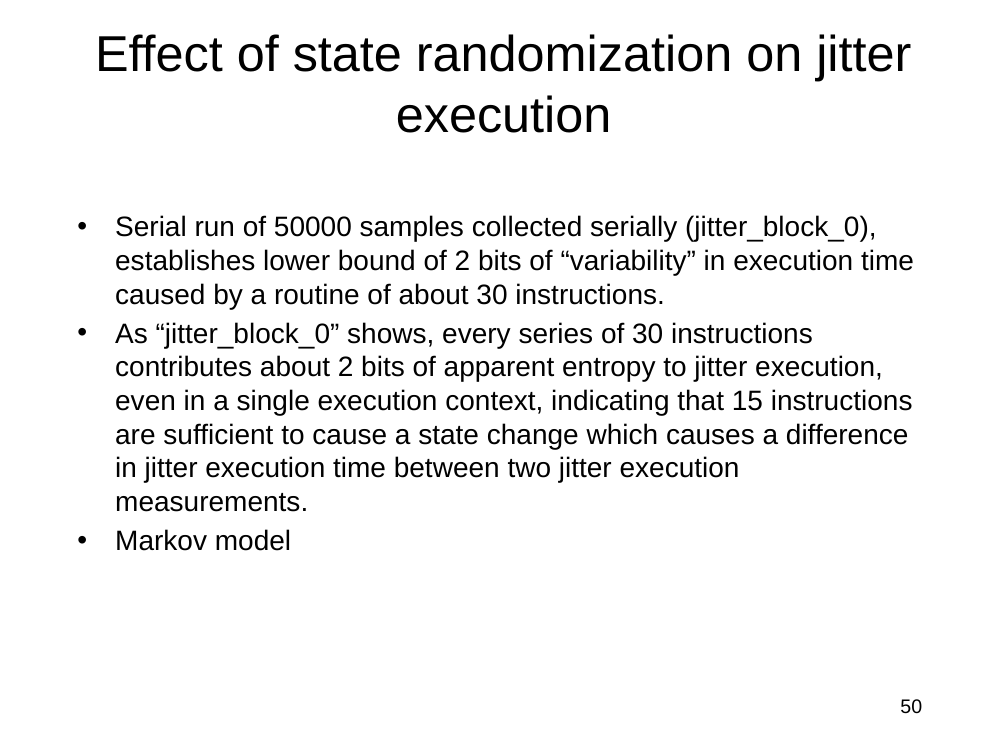
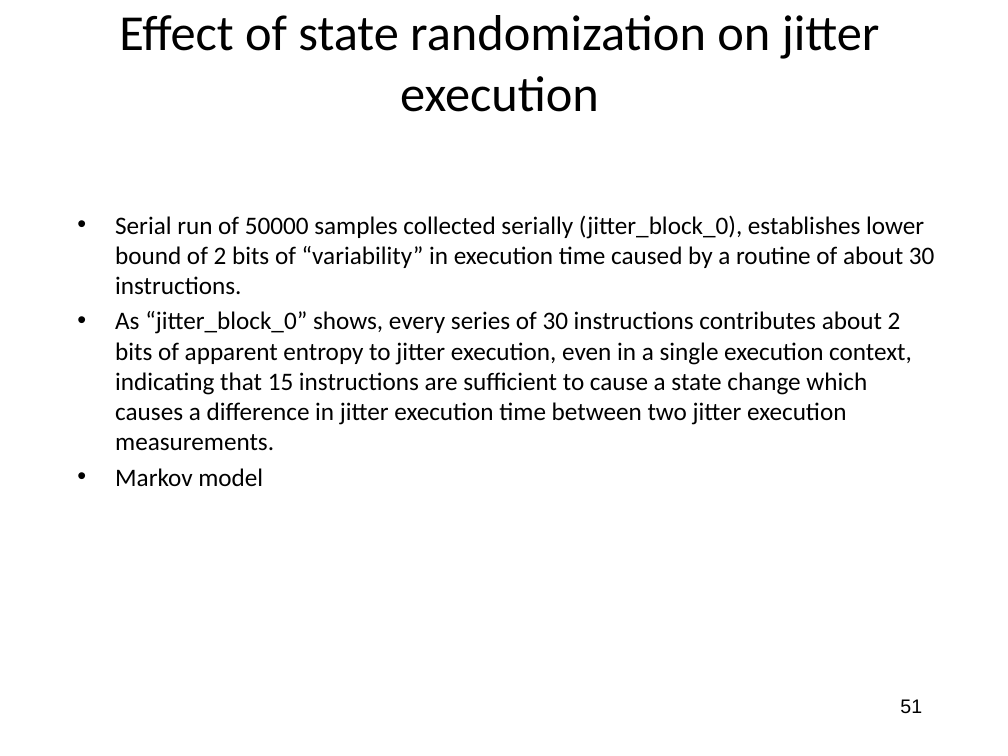
Before and after one commit to jlmucb/class_notes, a slide deck: slide 51 of BerkeleyClass/CS290Spring2013/Lectures/entropy_talk.pptx (slide 50 before the commit). Drawn at 1008x756 pixels with LibreOffice and Linux fonts; fonts in the diff are those of the drawing. Boxes give left, top, right and bottom in pixels: in the first picture for what was removed or moved away, otherwise in the second. Text is boxed around its words. In the diff, an @@ line names an element or a change of style, - is before the commit and + after.

Commit message:
entropy talk

```diff
--- a/BerkeleyClass/CS290Spring2013/Lectures/entropy_talk.pptx
+++ b/BerkeleyClass/CS290Spring2013/Lectures/entropy_talk.pptx
@@ title "Effect of state randomization on ...": place and size @@
-title "Effect of state randomization on ..." at bbox=[95, 34, 911, 133]
+title "Effect of state randomization on ..." at bbox=[119, 15, 880, 112]
@@ title "Effect of state randomization on ..." at bbox=[119, 15, 880, 112]: font Arial to Calibri @@
@@ text "Serial run of 50000 samples ..." at bbox=[115, 215, 935, 486]: size 20 to 18 pt, font Arial to Calibri @@
@@ page number at bbox=[900, 699, 922, 714]: text changed @@
-50
+51
```
Also in this commit, not shown: 54 other slides changed, 1 slide added, 1 other file.
